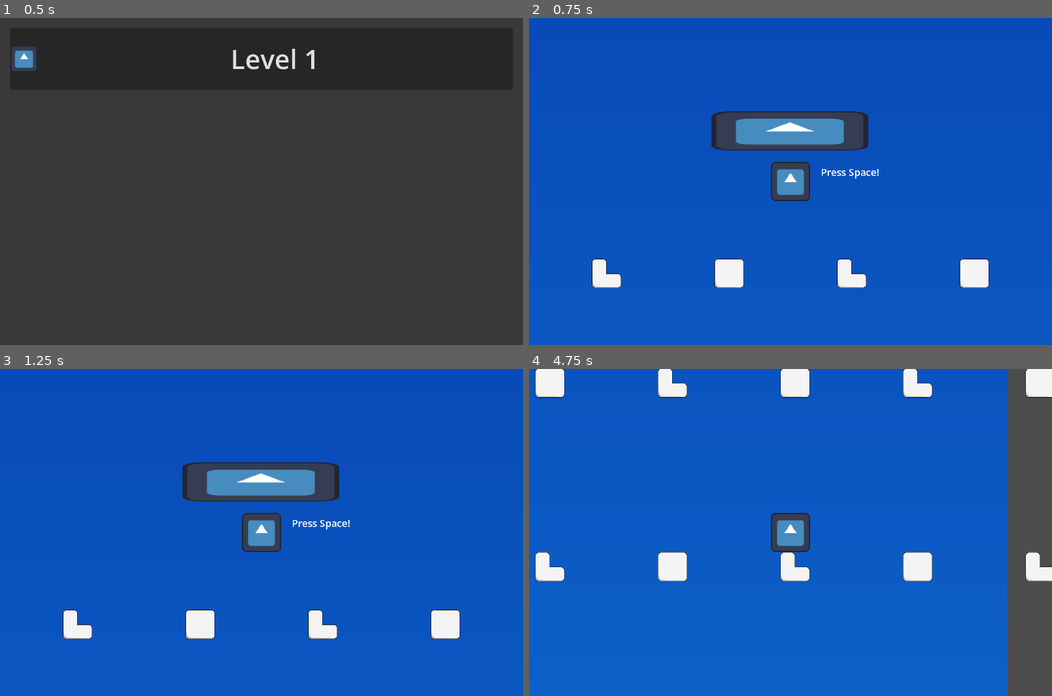
Above: before the commit, frames 1-4 (two rows, left to right).
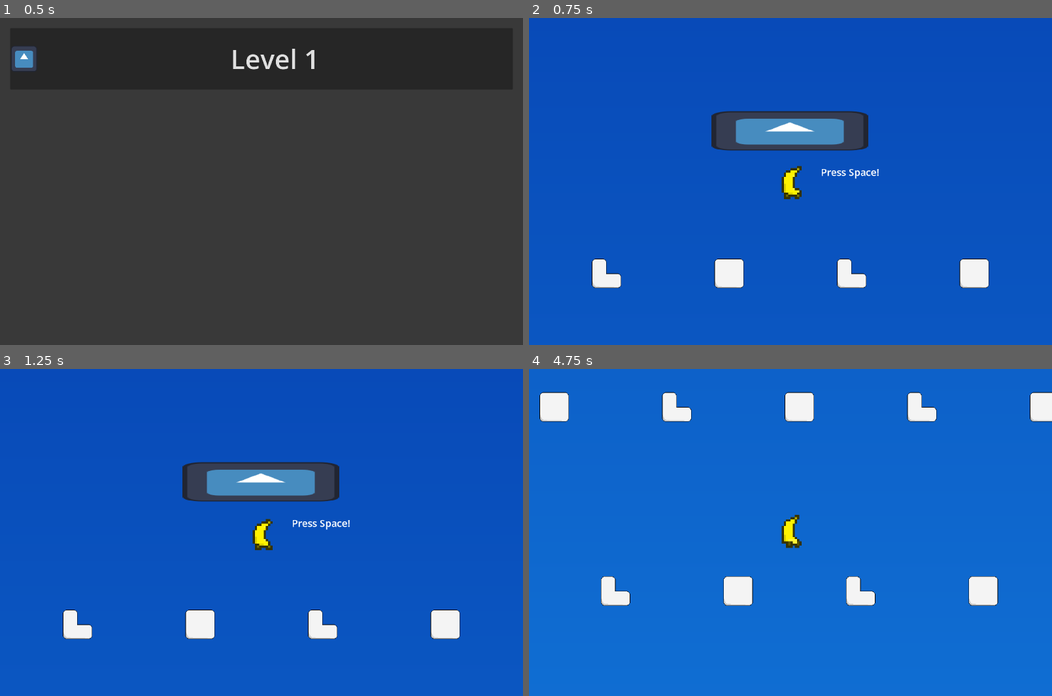
Above: after the commit, the same moments.

Repository: Ebi-boop/banagenai-
Game: Godot game, scene res://scenes/level_selection.tscn
Same seed, same stepped clock (60 frames per second), same inputs: the game is played once before the commit and once after it. The engine's default icon, where the game draws it, is replaced by a stand-in: a white triangle on a blue panel in a dark square.
Inputs:
- Up to frame 1 (0.5 s): no input
- Up to frame 2 (0.75 s): click "Level 1" at 0.5 s
- Up to frame 3 (1.25 s): no input
- Up to frame 4 (4.75 s): tap Space at 1.25 s; hold Right (ui_right) 1.28-2.78 s; tap Enter (ui_accept) at 1.52, 2.27, 3.77, 4.52 s; hold Left (ui_left) 2.78-3.53 s; hold Right (ui_right) from 3.53 s (still down)

Frame 1 is identical in both runs. In frame 2, 0.9% of the frame differs, in the area x 46-54%, y 44-56%; in frame 3, 0.9%; in frame 4, 16%, in the area x 1-100%, y 0-100%.

Commit message:
22th October Update
- Endscreen have buttons to go to main menu or replay

- Player finally has his sprite/animations

- The background follows the player

- The storm clouds actually do something now

Diff:
--- a/entitites/player.tscn
+++ b/entitites/player.tscn
@@ -1,13 +1,93 @@
 [gd_scene format=3 uid="uid://qntjxuq4pp53"]
 
-[ext_resource type="Texture2D" uid="uid://ddfx0eupo1boq" path="res://sprites/icon.svg" id="1_fen15"]
 [ext_resource type="Script" uid="uid://ok2ielryma2n" path="res://scripts/player.gd" id="1_ljlx0"]
+[ext_resource type="Texture2D" uid="uid://cvst41rmhvf7x" path="res://sprites/entities/player/banana.png" id="2_ljlx0"]
 
-[sub_resource type="RectangleShape2D" id="RectangleShape2D_g7bor"]
-size = Vector2(130, 130)
+[sub_resource type="CapsuleShape2D" id="CapsuleShape2D_ljlx0"]
+radius = 51.5
+height = 164.0
 
 [sub_resource type="RectangleShape2D" id="RectangleShape2D_ljlx0"]
-size = Vector2(128, 128)
+size = Vector2(90, 138)
+
+[sub_resource type="AtlasTexture" id="AtlasTexture_ljlx0"]
+atlas = ExtResource("2_ljlx0")
+region = Rect2(32, 32, 16, 16)
+
+[sub_resource type="AtlasTexture" id="AtlasTexture_lqlmh"]
+atlas = ExtResource("2_ljlx0")
+region = Rect2(48, 32, 16, 16)
+
+[sub_resource type="AtlasTexture" id="AtlasTexture_g7bor"]
+atlas = ExtResource("2_ljlx0")
+region = Rect2(32, 0, 16, 16)
+
+[sub_resource type="AtlasTexture" id="AtlasTexture_ce0qg"]
+atlas = ExtResource("2_ljlx0")
+region = Rect2(48, 0, 16, 16)
+
+[sub_resource type="AtlasTexture" id="AtlasTexture_bhcww"]
+atlas = ExtResource("2_ljlx0")
+region = Rect2(32, 16, 16, 16)
+
+[sub_resource type="AtlasTexture" id="AtlasTexture_03dvm"]
+atlas = ExtResource("2_ljlx0")
+region = Rect2(32, 32, 16, 16)
+
+[sub_resource type="AtlasTexture" id="AtlasTexture_jfsuj"]
+atlas = ExtResource("2_ljlx0")
+region = Rect2(32, 48, 16, 16)
+
+[sub_resource type="AtlasTexture" id="AtlasTexture_8vruj"]
+atlas = ExtResource("2_ljlx0")
+region = Rect2(48, 48, 16, 16)
+
+[sub_resource type="SpriteFrames" id="SpriteFrames_j8iw7"]
+animations = [{
+"frames": [{
+"duration": 1.0,
+"texture": SubResource("AtlasTexture_ljlx0")
+}, {
+"duration": 1.0,
+"texture": SubResource("AtlasTexture_lqlmh")
+}],
+"loop": 1,
+"name": &"Fall",
+"speed": 3.5
+}, {
+"frames": [{
+"duration": 1.0,
+"texture": SubResource("AtlasTexture_g7bor")
+}, {
+"duration": 1.0,
+"texture": SubResource("AtlasTexture_ce0qg")
+}],
+"loop": 1,
+"name": &"Idle",
+"speed": 5.5
+}, {
+"frames": [{
+"duration": 1.0,
+"texture": SubResource("AtlasTexture_bhcww")
+}, {
+"duration": 1.0,
+"texture": SubResource("AtlasTexture_03dvm")
+}],
+"loop": 1,
+"name": &"Jump",
+"speed": 1.0
+}, {
+"frames": [{
+"duration": 1.0,
+"texture": SubResource("AtlasTexture_jfsuj")
+}, {
+"duration": 1.0,
+"texture": SubResource("AtlasTexture_8vruj")
+}],
+"loop": 1,
+"name": &"Run",
+"speed": 5.8
+}]
 
 [node name="Player" type="CharacterBody2D" unique_id=1614136820 groups=["player"]]
 collision_mask = 15
@@ -16,14 +96,20 @@
 [node name="PlayerArea" type="Area2D" parent="." unique_id=963082368 groups=["player_area"]]
 
 [node name="CollisionShape2D" type="CollisionShape2D" parent="PlayerArea" unique_id=1915012761]
-shape = SubResource("RectangleShape2D_g7bor")
+position = Vector2(3.5, 0)
+shape = SubResource("CapsuleShape2D_ljlx0")
 debug_color = Color(0.78431374, 0.19607843, 0.9019608, 0.41960785)
 
 [node name="CollisionShape2D" type="CollisionShape2D" parent="." unique_id=1446754058]
+position = Vector2(0, 3)
 shape = SubResource("RectangleShape2D_ljlx0")
 
-[node name="Sprite2D" type="Sprite2D" parent="." unique_id=243256026]
+[node name="AnimatedSprite2D" type="AnimatedSprite2D" parent="." unique_id=1342894204]
 texture_filter = 1
-texture = ExtResource("1_fen15")
+scale = Vector2(9, 9)
+sprite_frames = SubResource("SpriteFrames_j8iw7")
+animation = &"Jump"
+autoplay = "Idle"
+frame_progress = 0.95919394
 
 [connection signal="area_entered" from="PlayerArea" to="." method="_on_area_2d_area_entered"]
--- a/entitites/storm_clouds.tscn
+++ b/entitites/storm_clouds.tscn
@@ -1,17 +1,20 @@
-[gd_scene load_steps=3 format=3 uid="uid://csciadekywrpe"]
+[gd_scene format=3 uid="uid://csciadekywrpe"]
 
 [ext_resource type="Texture2D" uid="uid://ddfx0eupo1boq" path="res://sprites/icon.svg" id="1_1bbbv"]
+[ext_resource type="Script" uid="uid://dnj1c3eu8jish" path="res://scripts/storm_clouds.gd" id="1_y7j63"]
 
 [sub_resource type="RectangleShape2D" id="RectangleShape2D_y7j63"]
 
-[node name="StormClouds" type="Node2D"]
+[node name="StormClouds" type="Node2D" unique_id=284230203]
+script = ExtResource("1_y7j63")
+final_speed = 1600.0
 
-[node name="Area2D" type="Area2D" parent="."]
+[node name="Area2D" type="Area2D" parent="." unique_id=1713122647]
 
-[node name="CollisionShape2D" type="CollisionShape2D" parent="Area2D"]
+[node name="CollisionShape2D" type="CollisionShape2D" parent="Area2D" unique_id=859698059]
 shape = SubResource("RectangleShape2D_y7j63")
 
-[node name="Sprite2D" type="Sprite2D" parent="."]
+[node name="Sprite2D" type="Sprite2D" parent="." unique_id=527700066]
 texture_filter = 1
 scale = Vector2(4, 1)
 texture = ExtResource("1_1bbbv")
--- a/scenes/end_screen.tscn
+++ b/scenes/end_screen.tscn
@@ -1,12 +1,14 @@
 [gd_scene format=3 uid="uid://wcsyh5px4y6a"]
 
 [ext_resource type="Shader" uid="uid://d2o85b8d4cn23" path="res://shaders/grey_bg.gdshader" id="1_6e1uj"]
+[ext_resource type="Script" uid="uid://gcqmo3aavvh0" path="res://scripts/end_screen.gd" id="1_jc7ji"]
 [ext_resource type="Texture2D" uid="uid://dr81jpj5bjko4" path="res://sprites/fonts/blank.png" id="2_jc7ji"]
 
 [sub_resource type="ShaderMaterial" id="ShaderMaterial_j8iw7"]
 shader = ExtResource("1_6e1uj")
 
 [node name="EndScreen" type="CanvasLayer" unique_id=535015204]
+script = ExtResource("1_jc7ji")
 
 [node name="Control" type="Control" parent="." unique_id=592948868]
 layout_mode = 3
@@ -24,11 +26,52 @@
 grow_horizontal = 2
 grow_vertical = 2
 theme_override_constants/margin_left = 1250
-theme_override_constants/margin_top = 50
+theme_override_constants/margin_top = 100
 theme_override_constants/margin_right = 250
-theme_override_constants/margin_bottom = 50
+theme_override_constants/margin_bottom = 100
 
-[node name="TextureRect" type="TextureRect" parent="Control/VBoxContainer" unique_id=186306893]
+[node name="Background" type="TextureRect" parent="Control/VBoxContainer" unique_id=186306893]
 material = SubResource("ShaderMaterial_j8iw7")
 layout_mode = 2
 texture = ExtResource("2_jc7ji")
+
+[node name="LabelMargin" type="MarginContainer" parent="Control/VBoxContainer" unique_id=1043703259]
+layout_mode = 2
+theme_override_constants/margin_top = 100
+theme_override_constants/margin_bottom = 1600
+
+[node name="Label" type="Label" parent="Control/VBoxContainer/LabelMargin" unique_id=1786711784]
+texture_filter = 1
+layout_mode = 2
+theme_override_font_sizes/font_size = 132
+text = "Time: "
+horizontal_alignment = 1
+
+[node name="MarginContainer" type="MarginContainer" parent="Control/VBoxContainer" unique_id=1973371304]
+layout_mode = 2
+theme_override_constants/margin_left = 200
+theme_override_constants/margin_top = 1200
+theme_override_constants/margin_right = 200
+theme_override_constants/margin_bottom = 300
+
+[node name="HBoxContainer" type="HBoxContainer" parent="Control/VBoxContainer/MarginContainer" unique_id=996953849]
+layout_mode = 2
+theme_override_constants/separation = 200
+alignment = 1
+
+[node name="PlayAgain" type="Button" parent="Control/VBoxContainer/MarginContainer/HBoxContainer" unique_id=1475745908]
+z_index = 1
+texture_filter = 1
+layout_mode = 2
+theme_override_font_sizes/font_size = 84
+text = "        Play Again       "
+
+[node name="Quit" type="Button" parent="Control/VBoxContainer/MarginContainer/HBoxContainer" unique_id=457991668]
+z_index = 2
+texture_filter = 1
+layout_mode = 2
+theme_override_font_sizes/font_size = 84
+text = "            Quit            "
+
+[connection signal="pressed" from="Control/VBoxContainer/MarginContainer/HBoxContainer/PlayAgain" to="." method="_on_play_again_pressed"]
+[connection signal="pressed" from="Control/VBoxContainer/MarginContainer/HBoxContainer/Quit" to="." method="_on_quit_pressed"]
--- a/scenes/level1.tscn
+++ b/scenes/level1.tscn
@@ -20,6 +20,7 @@
 script = ExtResource("1_ejswk")
 parts = Array[PackedScene]([ExtResource("2_bbk5w"), ExtResource("3_bbk5w"), ExtResource("2_bbk5w"), ExtResource("3_bbk5w"), ExtResource("2_bbk5w"), ExtResource("3_bbk5w")])
 ending_y = 10000.0
+odd_offset = 200.0
 
 [node name="BlueBG" type="TextureRect" parent="." unique_id=1035718481]
 material = SubResource("ShaderMaterial_d3jkd")
@@ -29,7 +30,7 @@
 offset_bottom = 6895.0
 texture = ExtResource("2_ejswk")
 
-[node name="TextureRect" type="TextureRect" parent="." unique_id=1837116243]
+[node name="GreenBG" type="TextureRect" parent="." unique_id=1837116243]
 material = SubResource("ShaderMaterial_bfdcr")
 offset_left = -1279.0
 offset_top = 6894.0
@@ -45,6 +46,7 @@
 scale = Vector2(43, 43)
 
 [node name="Player" parent="." unique_id=1146180729 instance=ExtResource("3_ejswk")]
+scale = Vector2(0.8, 0.8)
 
 [node name="Camera2D" type="Camera2D" parent="Player" unique_id=898602953]
 zoom = Vector2(1.5, 1.5)
--- /dev/null
+++ b/scripts/end_screen.gd
@@ -0,0 +1,19 @@
+extends CanvasLayer
+
+
+# Called when the node enters the scene tree for the first time.
+func _ready() -> void:
+	pass # Replace with function body.
+
+
+# Called every frame. 'delta' is the elapsed time since the previous frame.
+func _process(_delta: float) -> void:
+	pass
+
+
+func _on_play_again_pressed() -> void:
+	get_tree().reload_current_scene()
+
+
+func _on_quit_pressed() -> void:
+	get_tree().change_scene_to_file("res://scenes/level_selection.tscn")
--- a/scripts/level.gd
+++ b/scripts/level.gd
@@ -1,12 +1,16 @@
 extends Node
 @onready var player = $Player
+@onready var StormClouds = $StormClouds
 @onready var camera = $Player/Camera2D
 @onready var ending = $Ending
 @onready var PartsContainer = $PartsContainer
+@onready var BlueBG = $BlueBG
+@onready var GreenBG = $GreenBG
 
 #Setting the level parts
 @export var parts : Array[PackedScene]
 @export var ending_y : float
+@export var odd_offset : float
 
 
 var playing = GameState.playing
@@ -30,7 +34,11 @@
 			part_x += 400
 
 		#Setting the values for next spawn
-		part_x = -1000
+		if odd_offset > 0 and j % 2 == 0:
+			part_x = -1000 + odd_offset
+		else:
+			part_x = -1000
+
 		part_y += 600
 
 		#Changing order
@@ -72,3 +80,8 @@
 		if camera.offset.x == 800:
 			var scene = ending_screen.instantiate()
 			add_child(scene)
+
+	#Manage entities positions
+	BlueBG.position.x = player.position.x - BlueBG.size.x / 2
+	GreenBG.position.x = player.position.x - GreenBG.size.x / 2
+	ending.position.x = player.position.x
--- a/scripts/obst_1.gd
+++ b/scripts/obst_1.gd
@@ -4,7 +4,7 @@
 @export var limit_x_offset : int
 
 func _ready() -> void:
-	print(player)
+	pass
 
 
 func _process(_delta: float) -> void:
--- a/scripts/player.gd
+++ b/scripts/player.gd
@@ -1,10 +1,12 @@
 extends CharacterBody2D
-
+@onready var animation = $AnimatedSprite2D
 
 const SPEED = 300.0
 const JUMP_VELOCITY = -400.0
+const MAX_VELOCITY_Y = 2000
 
 var playing
+var flipped : bool = false
 
 func _physics_process(delta: float) -> void:
 	if GameState.playing == true:
@@ -24,6 +26,34 @@
 		else:
 			velocity.x = move_toward(velocity.x, 0, SPEED)
 
+		#Apply max vertical speed
+		if velocity.y > MAX_VELOCITY_Y:
+			velocity.y = MAX_VELOCITY_Y
+
+		#Handles animation
+		if is_on_floor():
+			if velocity.x != 0:
+				animation.play("Run")
+			else:
+				animation.play("Idle")
+		else:
+			if velocity.y < 0:
+				animation.play("Jump")
+			else:
+				animation.play("Fall")
+
+		#handles character flipping
+		if velocity.x < 0:
+			flipped = true
+
+		elif velocity.x > 0:
+			flipped = false
+
+		if flipped == true:
+			animation.flip_h = true
+		else:
+			animation.flip_h = false
+
 		move_and_slide()
 
 	playing = GameState.playing
--- /dev/null
+++ b/scripts/storm_clouds.gd
@@ -0,0 +1,54 @@
+extends Node2D
+@onready var player = get_tree().get_first_node_in_group("player")
+
+var playing = GameState.playing
+var start_timer_started : bool = false
+var speed : float
+var acceleration : bool = false
+@export var final_speed : float
+
+const INITIAL_SPEED : int = 2
+const ACCELERATION_STEP : float = 4
+
+# Called when the node enters the scene tree for the first time.
+func _ready() -> void:
+	pass
+
+
+# Called every frame. 'delta' is the elapsed time since the previous frame.
+func _process(delta: float) -> void:
+	#Actualizing global variables
+	playing = GameState.playing
+
+	if playing != true:
+		return
+
+	start_acceleration_timer()
+	update_speed()
+	moving(delta)
+
+	print(speed)
+
+#Starting a timer that will then start the acceleration process
+func start_acceleration_timer() -> void:
+	#Setting a timer, when finished, speed goes to original.
+	if start_timer_started != true:
+		start_timer_started = true
+		await get_tree().create_timer(2.0).timeout
+		acceleration = true
+
+
+#Updating the speed frame per frame for a better transition
+func update_speed() -> void:
+	if speed < final_speed and acceleration == true:
+		speed = move_toward(
+			speed,
+			final_speed,
+			ACCELERATION_STEP
+		)
+
+
+#Changing the position * delta
+func moving(delta: float) -> void:
+	position.y += speed * delta
+	position.x = player.position.x - $Sprite2D.scale.x / 2
Not shown, added: scripts/end_screen.gd.uid
Not shown, added: scripts/storm_clouds.gd.uid
Binary file added: sprites/entities/player/banana.aseprite
Binary file added: sprites/entities/player/banana.png
Not shown, added: sprites/entities/player/banana.png.import
